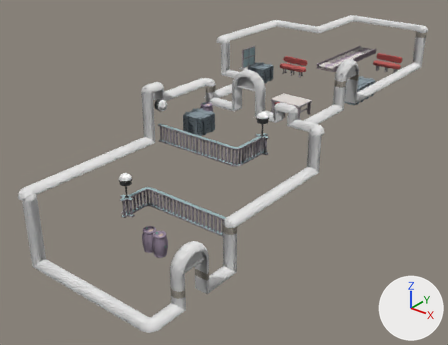
The glTF model www/models/lba2/iso_scenes/5.glb, before and after one commit.
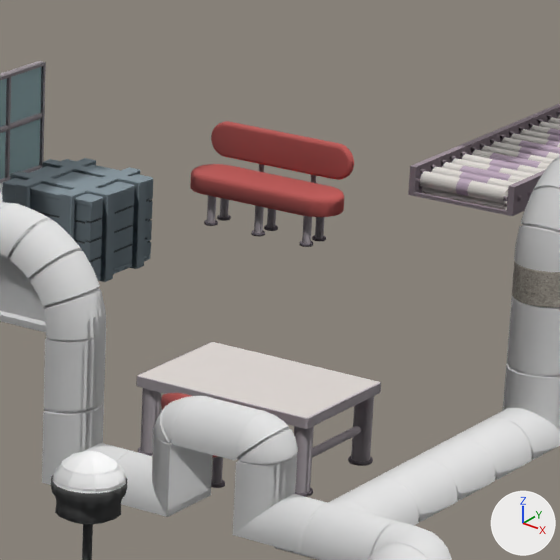
Each version appears first whole from a 50 mm camera at (84.56, -82.04, 25.75) aimed at (54.8, -44.83, 2.68), and next in a close-up on the part from 55% to 76% of the width and 10% to 38% of the height. The axes (+X, +Y, +Z) are drawn at lower right. The lights are the same throughout. Where no turn or scale is listed for an object, it has been applied to the vertices. Vertices at the same position are counted once.

In view in the first close-up: 'colored', 'textured_2d27e0fc', 'textured_4e224c5d'.
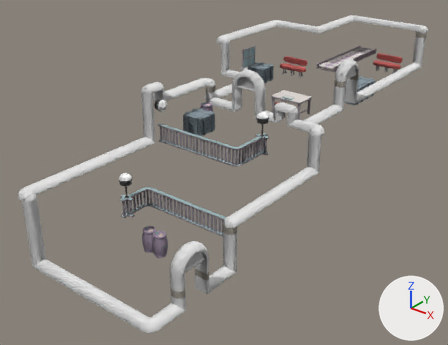
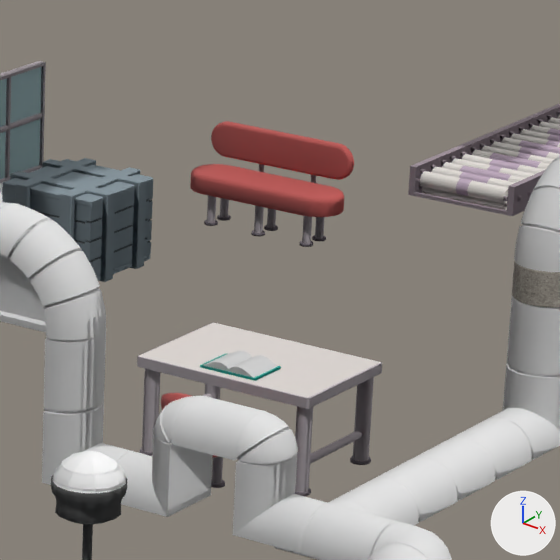
Location of each change, [x1, y1, x2, y2] in pixels of the close-ups (560 x 560 px; the box of a moved part takes in the faces that stretch with it):
part 1 of me_mesh_0, added: after [200, 353, 281, 381]
part 2 of me_mesh_0, added: after [204, 351, 278, 378]
part 3 of me_mesh_0, moved or reshaped: before [136, 342, 381, 495]; after [137, 323, 382, 495]

What the commit changed:
me_mesh_0 is used by ob_colored; location (0.0, 0.0, 0.0).
me_mesh_0 had 16513 vertices, 29372 faces and spanned x 48.0..63.0, y -57.0..-20.0, z 1.0..10.4.
me_mesh_0 now has 16549 vertices, 29436 faces and spans x 48.0..63.0, y -57.0..-20.0, z 1.0..10.4.
me_mesh_0 part 1: a new loose piece, a box spanning x 57.033..57.967, y -39.835..-39.165, z 8.5..8.533, in mat_material_0.
me_mesh_0 part 2: a new loose piece of 28 vertices spanning x 57.1..57.9, y -39.8..-39.2, z 8.5..8.6, in mat_material_0.
Part 3, on me_mesh_0:
12 vertices are removed from x 56.0..59.0, y -39.7..-38.3, z 7.0..7.6.
85 faces are deleted.
72 vertices in x 56.0..59.0, y -40.0..-38.0, z 8.0..8.2 move by (0.0, 0.0, 0.3).
10 vertices in x 56.2..58.8, y -38.3, z 7.6 move by (0.0, -1.4, -0.2).
8 vertices in x 56.2..58.8, y -39.7, z 7.6 move by (0.0, 1.4, -0.2).
4 vertices in x 56.1..58.9, y -39.7..-38.3, z 7.5 move by (0.0, 0.0, -0.1).
10 vertices move from x 56.1..58.9, y -39.7..-38.3, z 7.0..7.5 to x 56.1..58.9, y -39.7..-38.3, z 7.0..7.4.
12 vertices are added at x 56.1..58.9, y -39.7..-38.3, z 7.0..7.4.
85 new faces join them.
